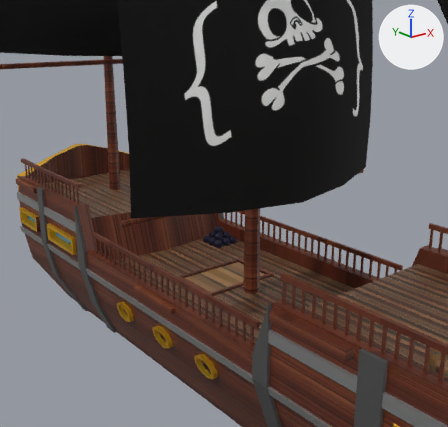
An edit to the glTF model public/models/shipnew.glb, drawn before and after from the same camera.
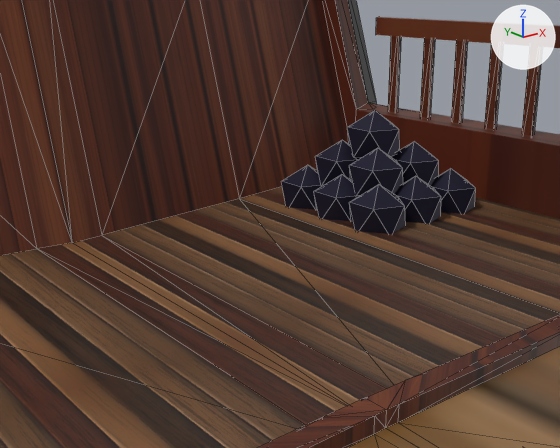
Each version appears first from a 50 mm camera at (-3.95, -4.59, 3.54) aimed at (0.75, 1.29, 1.19), and next in a close-up from a 50 mm camera at (-0.58, 0.06, 1.32) aimed at (0.46, 1.37, 0.8). The axes (+X, +Y, +Z) are drawn at upper right. The lights are the same throughout. The close-ups show mesh edges as thin lines. Where no turn or scale is listed for an object, it has been applied to the vertices.
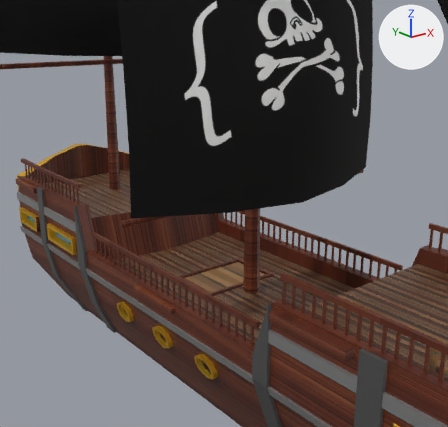
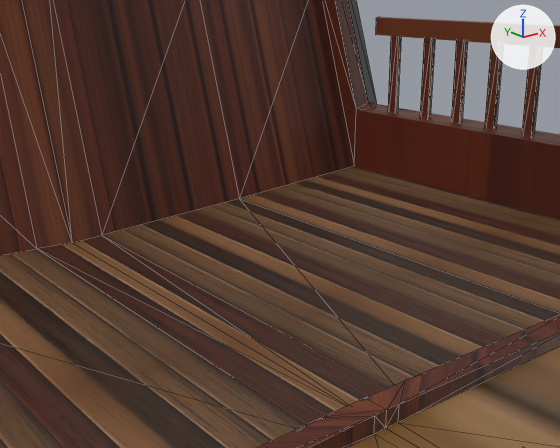
Pixel boxes (x1, y1, x2, y2) of what changed, in the close-ups (560 x 448 px):
```json
{"object": "Icosphere.006", "change": "deleted", "before": [281, 110, 476, 234]}
```

The change, as JSON lines over the scene's bpy script:
```json
{"op": "remove", "block": "ob_icosphere_006", "code": ["ob_icosphere_006 = bpy.data.objects.new('Icosphere.006', me_icosphere_006)", "ob_icosphere_006.location = (0.0, 0.0, 0.0)"]}
```
